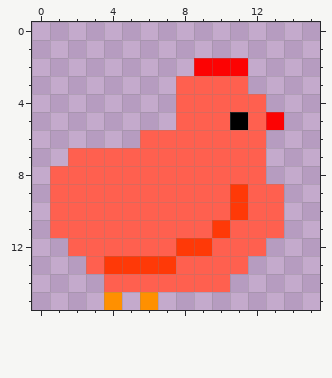
File history of a pixel-art sprite, Assets/Sprites/PNG/chicken_red_0.png. This is how it looked before the edit.
The file is 16x16 pixels.
After:
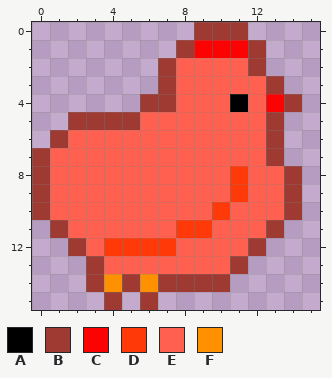
Palette (. is transparent): A #000000  B #9e3a31  C #fc0303  D #ff3907  E #ff604f  F #ff9000
Commit: upgrade chicken + perso
From old to new:
Changed rows in their new state; - is an unchanged pixel.
first column x 0:
 0 ---------BBB---
 1 --------BCCCB--
 2 -------BEEEEB--
 3 -------B----EB-
 4 ------BB---A-CB
 5 --BBBBEE---E-B-
 6 -BEEEE-------B-
 7 BE-----------B-
 8 B----------D-EB
 9 B-------------B
10 B---------DE--B
11 -B------DDE--B-
12 --B-DDDDEE--B--
13 ---BEEEE---B---
14 ---BFBFBBBB----
15 ----B-B--------
